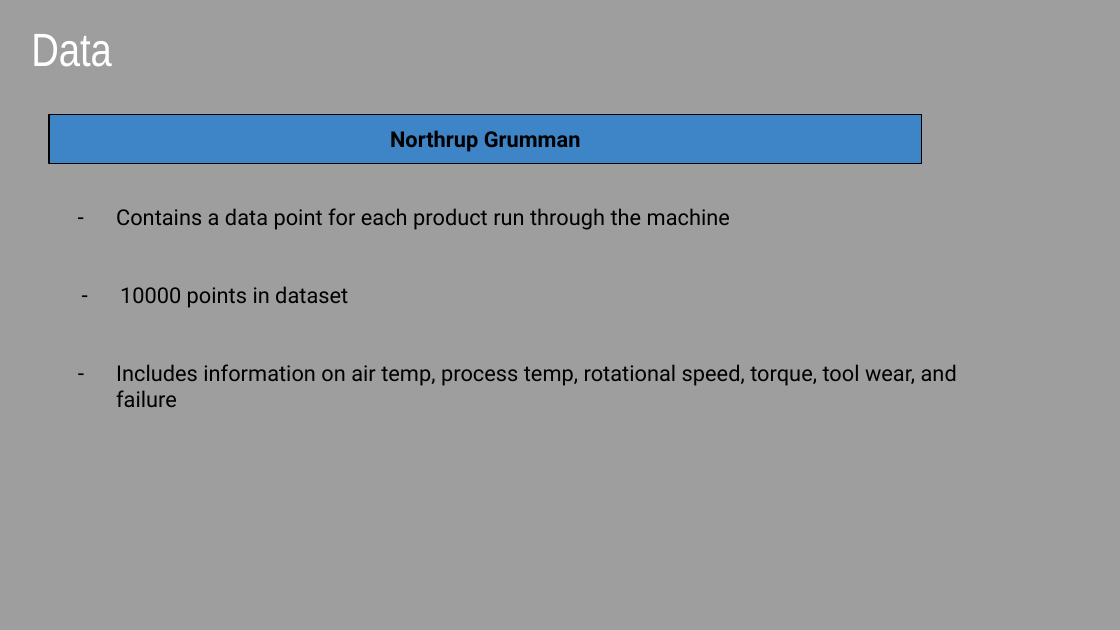
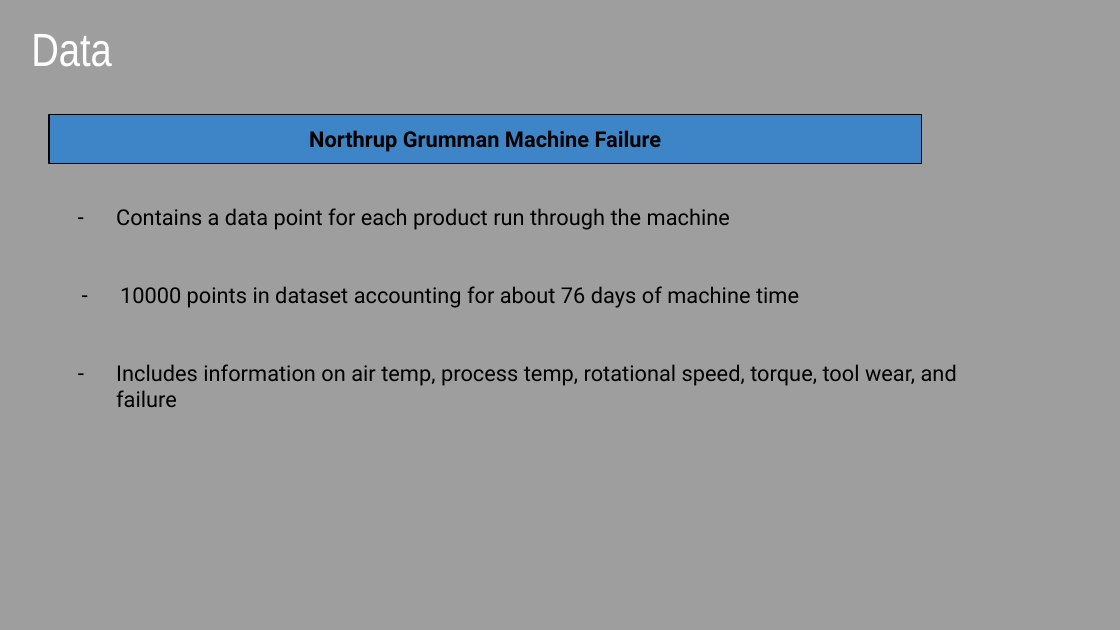
Before and after one commit to tfuger10/Machine-Predictive-Maintenance, a slide deck: slide 4 of Machine-Predictive-Maintenance.pptx. Drawn at 1120x630 pixels with LibreOffice and Linux fonts; fonts in the diff are those of the drawing. Boxes give left, top, right and bottom in pixels: in the first picture for what was removed or moved away, otherwise in the second. Text is boxed around its words. In the diff, an @@ line names an element or a change of style, - is before the commit and + after.

```diff
--- a/Machine-Predictive-Maintenance.pptx
+++ b/Machine-Predictive-Maintenance.pptx
@@ text in rectangle at bbox=[309, 130, 662, 152]: text changed @@
-Northrup Grumman
+Northrup Grumman Machine Failure
@@ text at bbox=[120, 286, 799, 308]: text changed @@
-– 10000 points in dataset
+– 10000 points in dataset accounting for about 76 days of machine time
```
Also in this commit, not shown: 5 other slides changed, 3 slides added, 2 slides removed, 4 other files.
